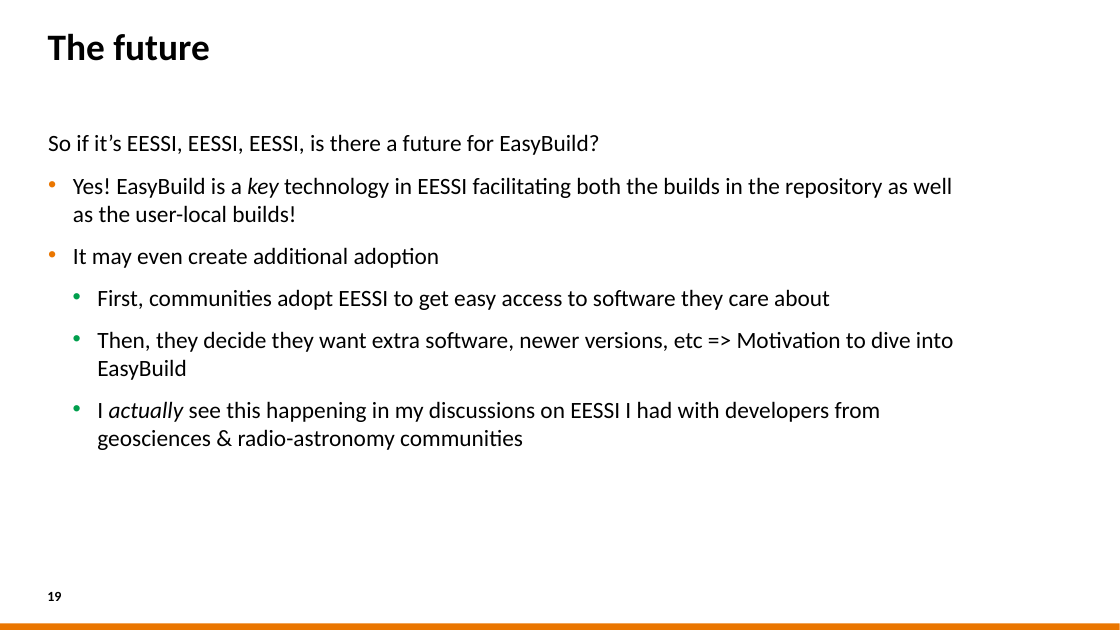
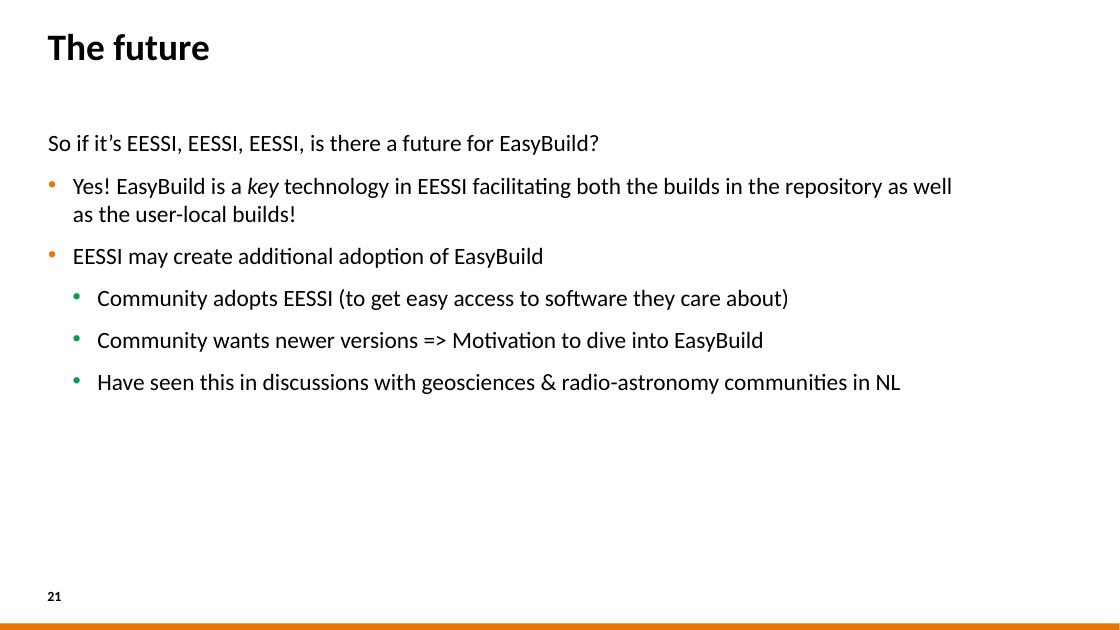
Before and after one commit to casparvl/EUM25, a slide deck: slide 21 of 2025-03-18 EasyBuild User Meeting - EasyBuild at SURF.pptx (slide 19 before the commit). Drawn at 1120x630 pixels with LibreOffice and Linux fonts; fonts in the diff are those of the drawing; background and template pictures are left out. Boxes give left, top, right and bottom in pixels: in the first picture for what was removed or moved away, otherwise in the second. Text is boxed around its words. In the diff, an @@ line names an element or a change of style, - is before the commit and + after.

```diff
--- a/2025-03-18 EasyBuild User Meeting - EasyBuild at SURF.pptx
+++ b/2025-03-18 EasyBuild User Meeting - EasyBuild at SURF.pptx
@@ text at bbox=[73, 247, 901, 394]: text changed @@
-• It may even create additional adoption
-  • First, communities adopt EESSI to get easy access to software they care about
-  • Then, they decide they want extra software, newer versions, etc => Motivation to dive into EasyBuild
-  • I actually see this happening in my discussions on EESSI I had with developers from geosciences & radio-astronomy communities
+• EESSI may create additional adoption of EasyBuild
+  • Community adopts EESSI (to get easy access to software they care about)
+  • Community wants newer versions => Motivation to dive into EasyBuild
+  • Have seen this in discussions with geosciences & radio-astronomy communities in NL
@@ page number at bbox=[47, 592, 61, 601]: text changed @@
-19
+21
```
Also in this commit, not shown: 7 other slides changed, 2 slides added, 1 other file.
